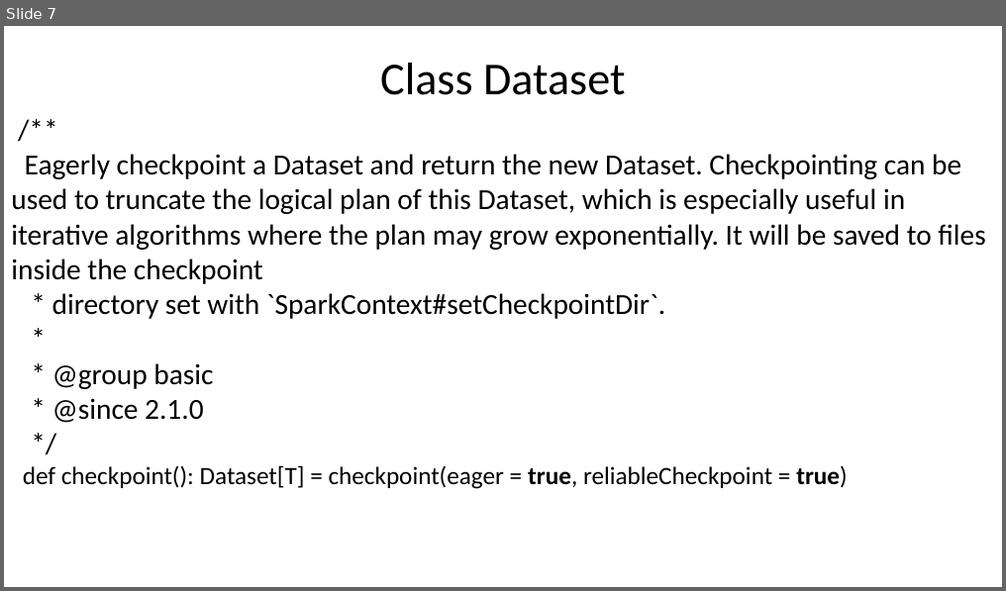
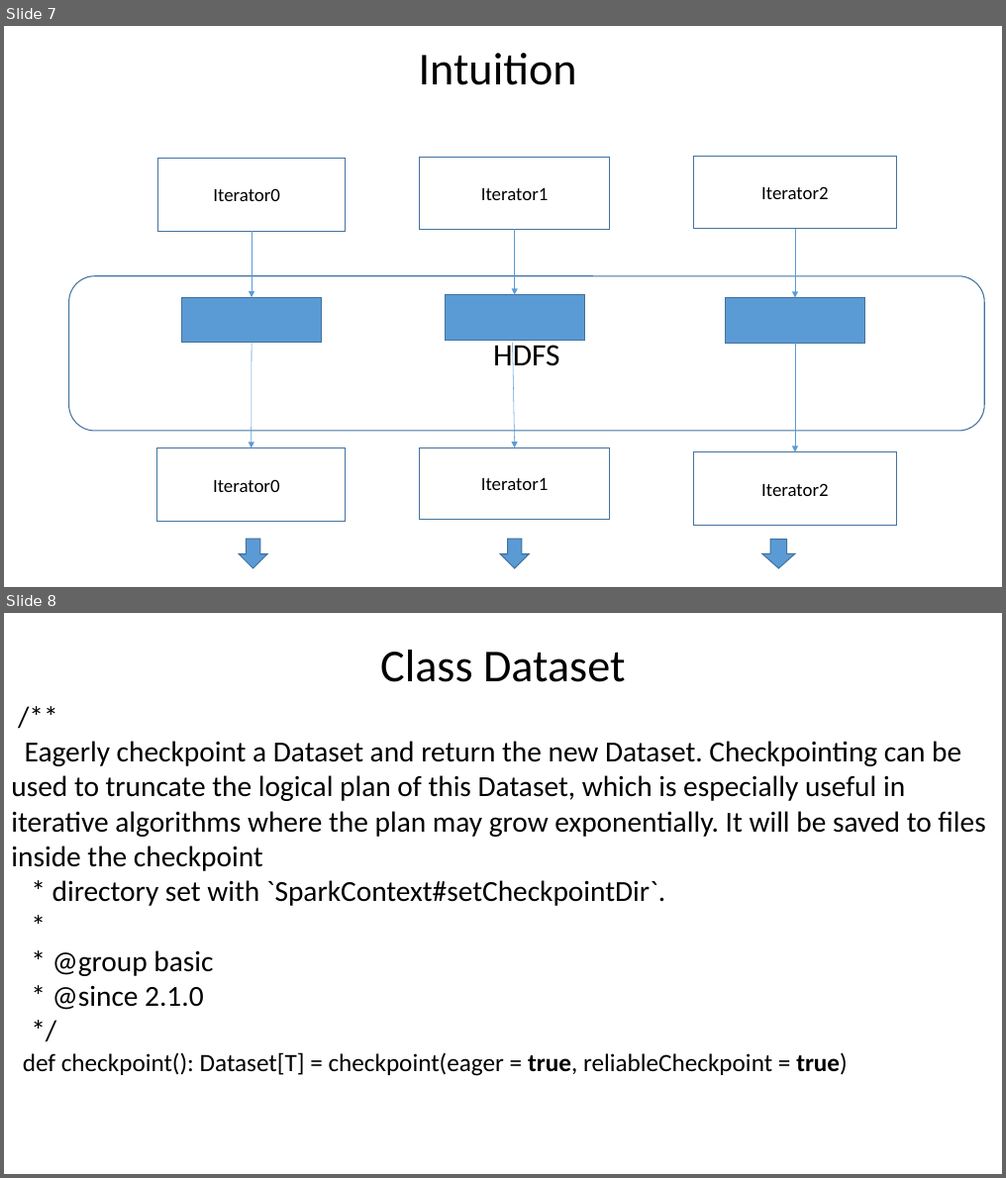
Before and after one commit to nkudinov/apache_spark_pptx, a slide deck: Spark_checkpoint.pptx. Shown one above the other, each under a label of ours: slide 7 before the commit, slides 7 and 8 after it. The pictures are 1006x591 and 1006x1178 pixels, drawn with LibreOffice and Linux fonts; fonts in the diff are those of the drawing. Boxes give left, top, right and bottom in pixels: in the first picture for what was removed or moved away, otherwise in the second. Text is boxed around its words. In the diff, an @@ line names an element or a change of style, - is before the commit and + after.

```diff
--- a/Spark_checkpoint.pptx
+++ b/Spark_checkpoint.pptx
@@ slide 7 added at <box>4,26,1002,587</box>, background #FFFFFF @@
@@ title added at <box>419,53,577,85</box>, 44 pt, text #000000 @@
+Intuition
@@ rectangle added at <box>157,158,346,231</box>, outline #43739E 1 pt, 18 pt, text #000000 @@
+Iterator00
@@ rectangle added at <box>420,158,610,230</box>, outline #43739E 1 pt, 18 pt, text #000000 @@
+Iterator1
@@ rectangle added at <box>693,156,897,229</box>, outline #43739E 1 pt, 18 pt, text #000000 @@
+Iterator2
@@ arrow added from (252, 231) to (252, 297), #5B9BD5 0.5 pt @@
@@ arrow added from (515, 229) to (515, 294), #5B9BD5 0.5 pt @@
@@ arrow added from (795, 229) to (795, 297), #5B9BD5 0.5 pt @@
@@ rounded rectangle added at <box>69,276,985,431</box>, outline #43739E 1 pt, 30 pt, text #000000 @@
+HDFS
@@ rectangle added at <box>181,297,322,343</box>, fill #5B9BD5, outline #43739E 1 pt @@
@@ rectangle added at <box>445,294,585,340</box>, fill #5B9BD5, outline #43739E 1 pt @@
@@ rectangle added at <box>725,297,865,343</box>, fill #5B9BD5, outline #43739E 1 pt @@
@@ arrow added from (252, 343) to (252, 448), #5B9BD5 0.5 pt @@
@@ arrow added from (512, 343) to (515, 448), #5B9BD5 0.5 pt @@
@@ arrow added from (795, 344) to (795, 453), #5B9BD5 0.5 pt @@
@@ rectangle added at <box>157,448,346,522</box>, outline #43739E 1 pt, 18 pt, text #000000 @@
+Iterator00
@@ rectangle added at <box>420,448,610,520</box>, outline #43739E 1 pt, 18 pt, text #000000 @@
+Iterator1
@@ rectangle added at <box>693,453,897,526</box>, outline #43739E 1 pt, 18 pt, text #000000 @@
+Iterator2
@@ down arrow added at <box>239,539,267,569</box>, fill #5B9BD5, outline #43739E 1 pt @@
@@ down arrow added at <box>500,539,529,569</box>, fill #5B9BD5, outline #43739E 1 pt @@
@@ down arrow added at <box>762,540,795,569</box>, fill #5B9BD5, outline #43739E 1 pt @@
@@ what was slide 7 is now slide 8 @@
```
Also in this commit, not shown: 7 slides changed, 4 other slides added, 3 slides removed.
